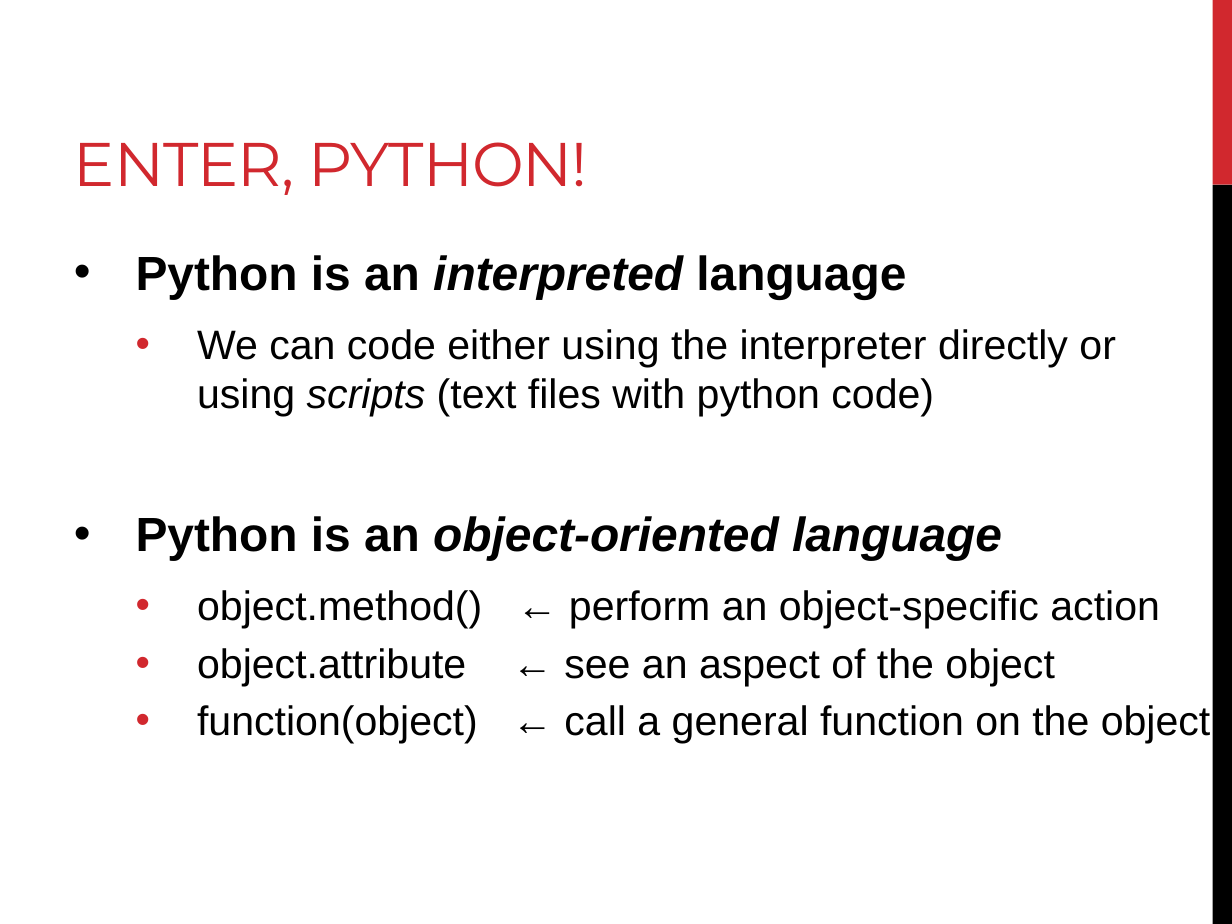
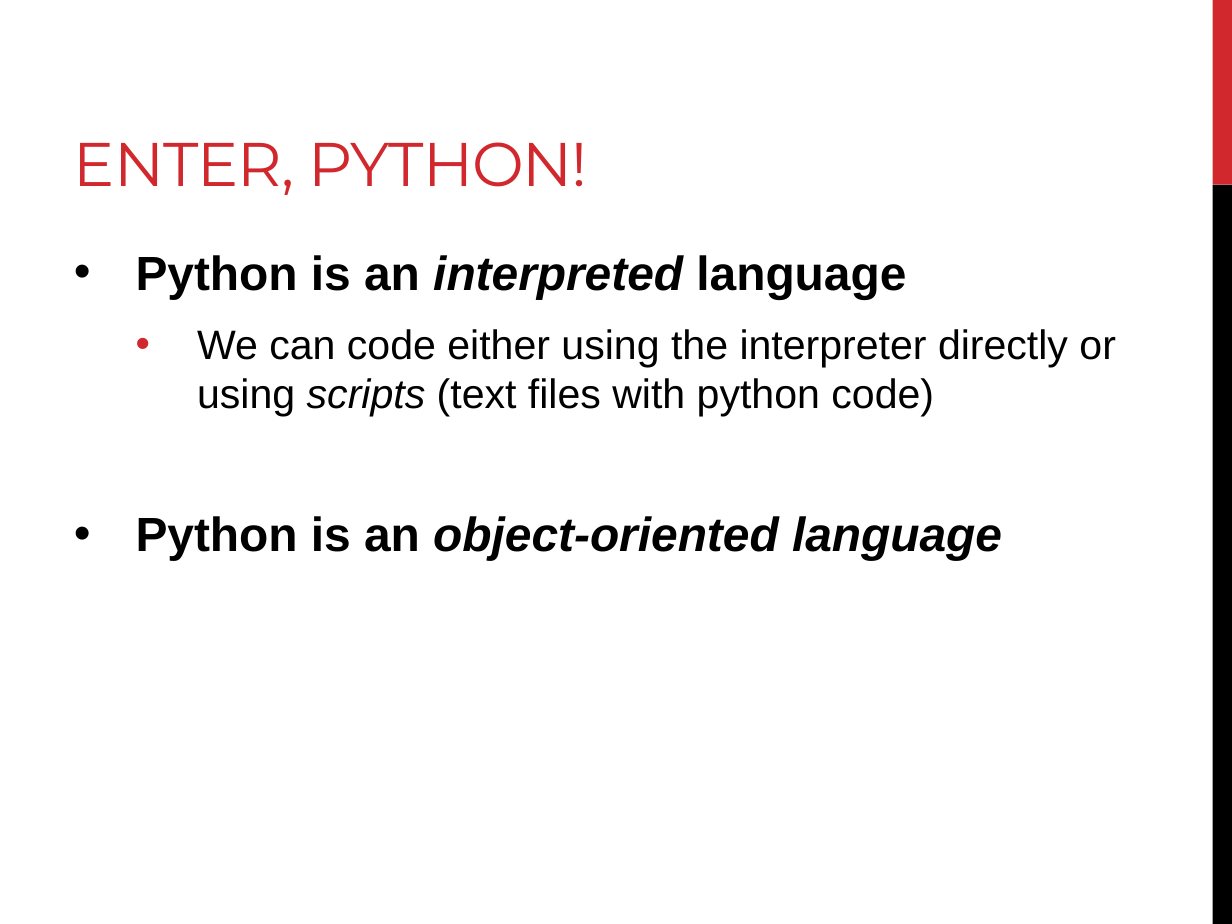
Before and after one commit to BjornFJohansson/ccbb_bigdata2015_python, a slide deck: slide 23 of slides/day1_slides.pptx (slide 21 before the commit). Drawn at 1232x924 pixels with LibreOffice and Linux fonts; fonts in the diff are those of the drawing. Boxes give left, top, right and bottom in pixels: in the first picture for what was removed or moved away, otherwise in the second. Text is boxed around its words. In the diff, an @@ line names an element or a change of style, - is before the commit and + after.

```diff
--- a/slides/day1_slides.pptx
+++ b/slides/day1_slides.pptx
@@ text at (197, 590, 1211, 744): paragraphs removed @@
-  • object.method() ← perform an object-specific action
-  • object.attribute ← see an aspect of the object
-  • function(object) ← call a general function on the object
```
Also in this commit, not shown: 3 other slides changed, 5 slides added, 7 other files.
